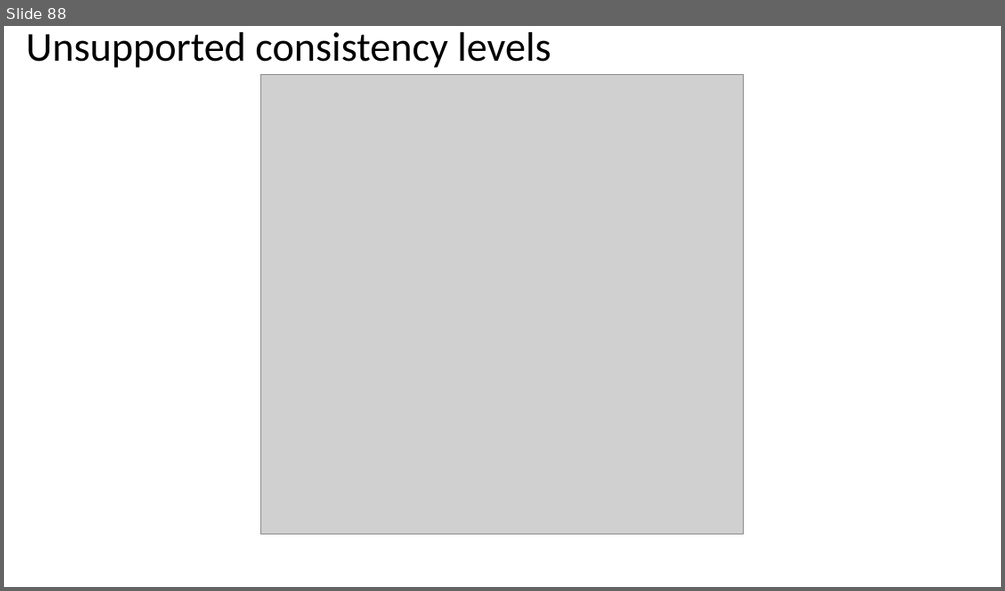
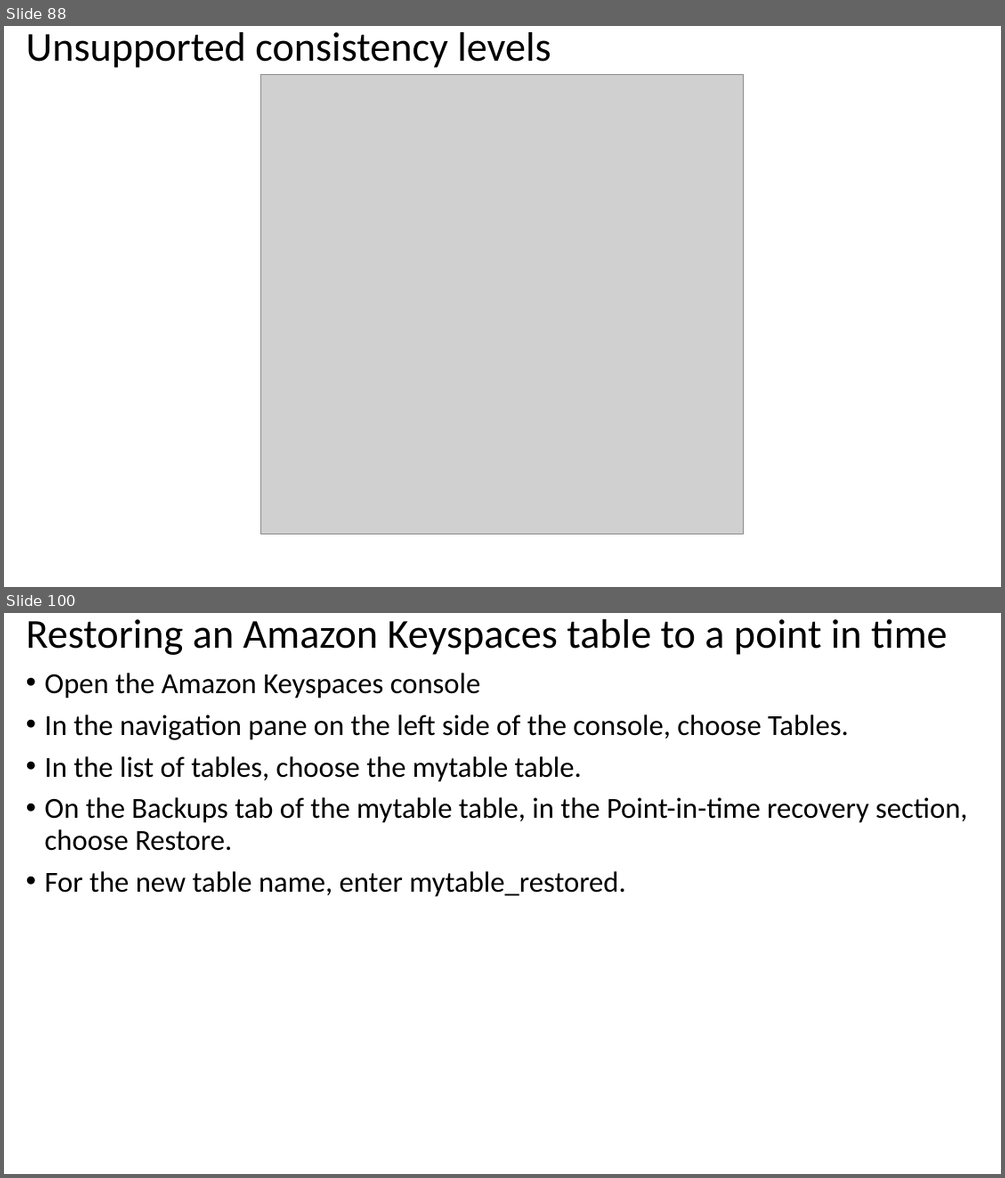
Before and after one commit to atingupta2005/nosql-databases-aws-azure-oct-23, a slide deck: PPTs/3-AWS-Keyspaces.pptx. Shown one above the other, each under a label of ours: slide 88 before the commit, slides 88 and 100 after it; the slides between them are not shown. The pictures are 1005x591 and 1005x1178 pixels, drawn with LibreOffice and Linux fonts; fonts in the diff are those of the drawing; grey boxes stand for pictures. Boxes give left, top, right and bottom in pixels: in the first picture for what was removed or moved away, otherwise in the second. Text is boxed around its words. In the diff, an @@ line names an element or a change of style, - is before the commit and + after.

```diff
--- a/PPTs/3-AWS-Keyspaces.pptx
+++ b/PPTs/3-AWS-Keyspaces.pptx
@@ slide 100 added at [4, 613, 1001, 1174], background #FFFFFF @@
@@ title added at [26, 619, 947, 655], 39.6 pt, text #000000 @@
+Restoring an Amazon Keyspaces table to a point in time
@@ text added at [45, 673, 967, 897], 28 pt, text #000000 @@
+• Open the Amazon Keyspaces console
+• In the navigation pane on the left side of the console, choose Tables.
+• In the list of tables, choose the mytable table.
+• On the Backups tab of the mytable table, in the Point-in-time recovery section, choose Restore.
+• For the new table name, enter mytable_restored.
```
Also in this commit, not shown: 42 other slides added, 29 slides removed, 26 other files.
